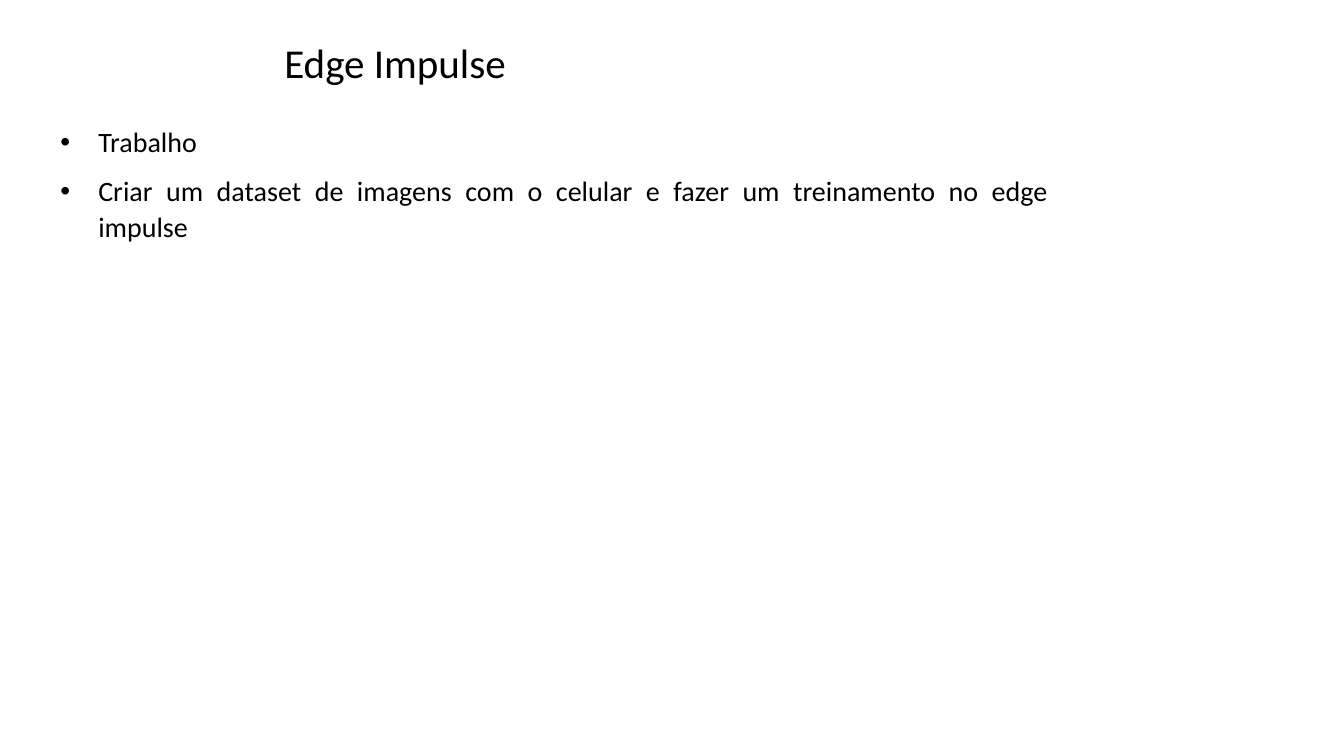
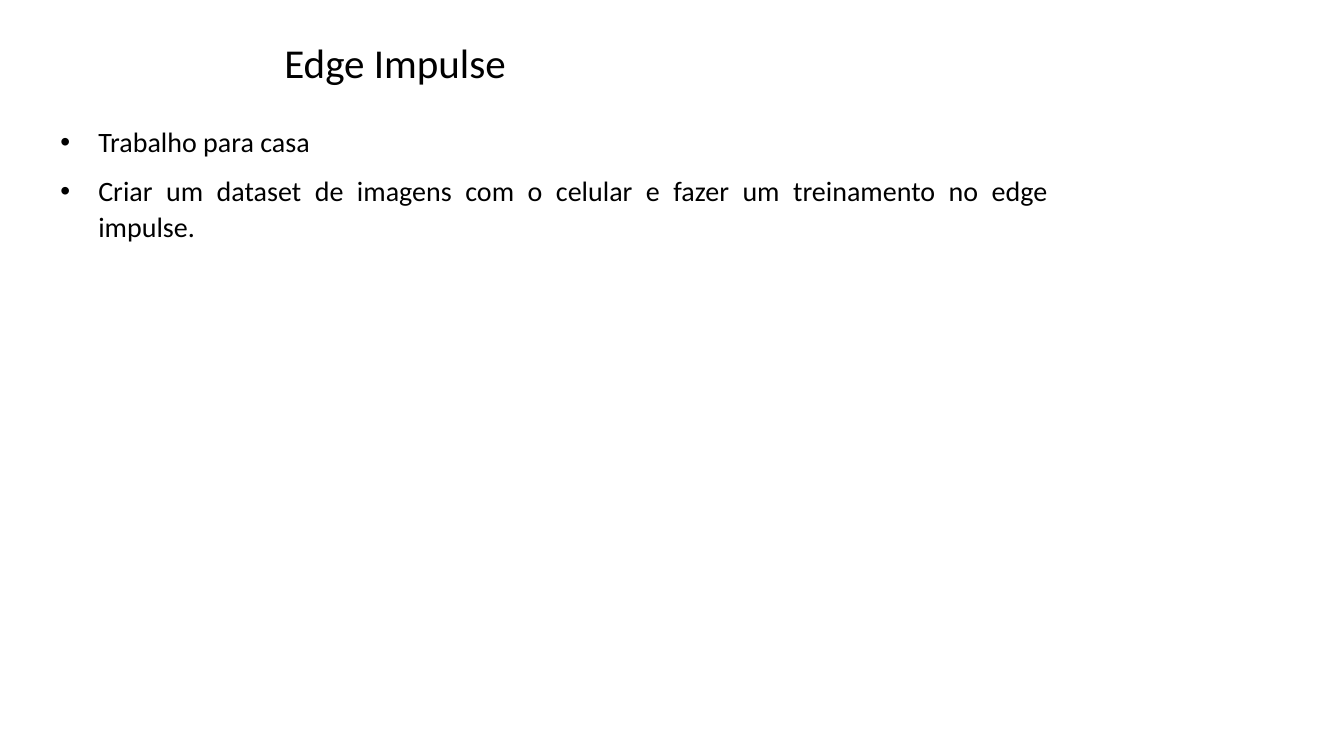
Before and after one commit to zz4fap/tp557-iot-ml, a slide deck: slide 71 of slides/TP557_14_introducao_tensorflowlite.pptx. Drawn at 1344x756 pixels with LibreOffice and Linux fonts; fonts in the diff are those of the drawing; background and template pictures are left out. Boxes give left, top, right and bottom in pixels: in the first picture for what was removed or moved away, otherwise in the second. Text is boxed around its words. In the diff, an @@ line names an element or a change of style, - is before the commit and + after.

```diff
--- a/slides/TP557_14_introducao_tensorflowlite.pptx
+++ b/slides/TP557_14_introducao_tensorflowlite.pptx
@@ text at [98,132,1048,242]: text changed @@
-• Trabalho
-• Criar um dataset de imagens com o celular e fazer um treinamento no edge impulse
+• Trabalho para casa
+• Criar um dataset de imagens com o celular e fazer um treinamento no edge impulse.
```
Also in this commit, not shown: 2 other slides changed.
